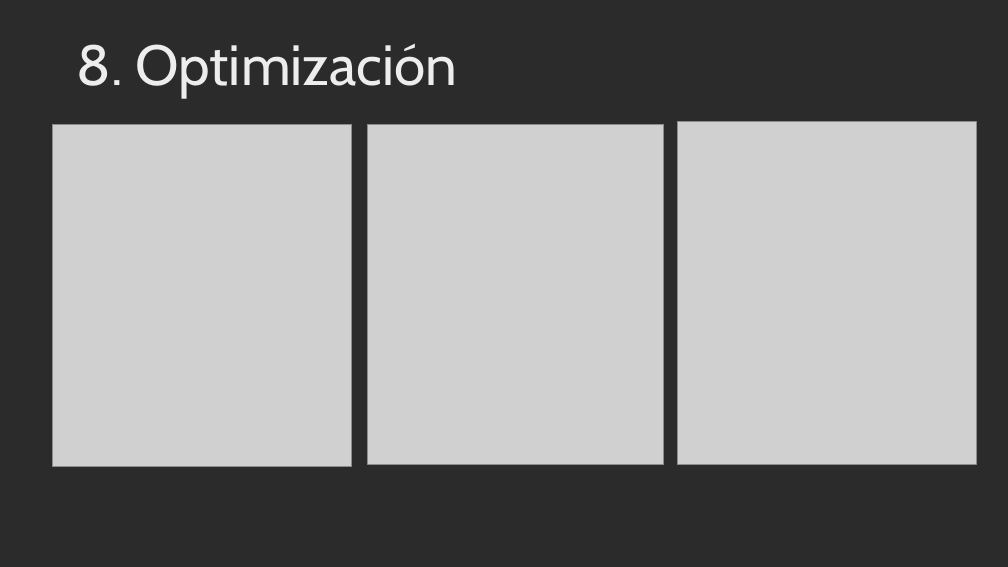
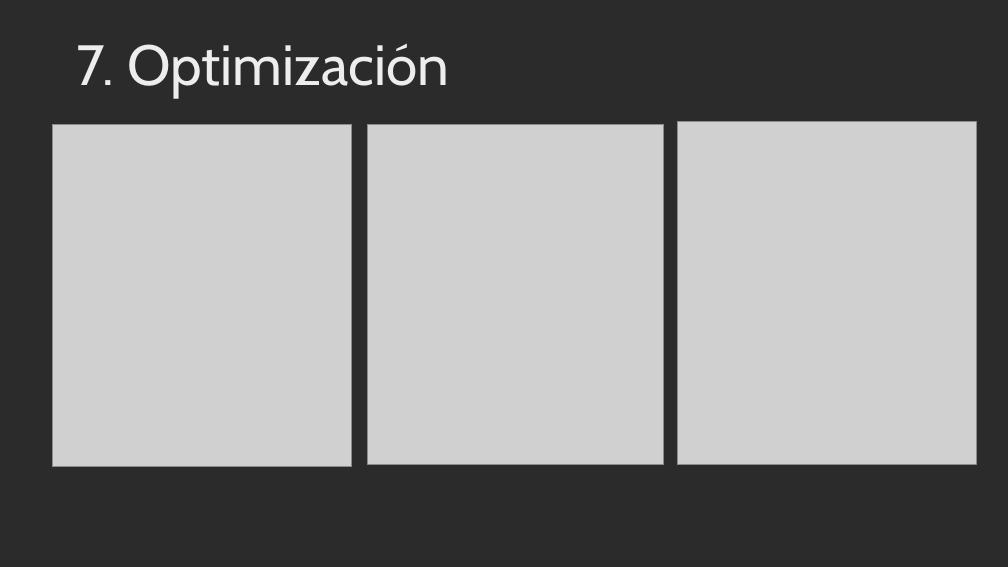
Before and after one commit to clarasdfgh/ALG, a slide deck: slide 15 of P1/PresentacionPractica1Alg.odp. Drawn at 1008x567 pixels with LibreOffice and Linux fonts; fonts in the diff are those of the drawing; grey boxes stand for pictures; background and template pictures are left out; a plain dark background stands for a picture behind light text. Boxes give left, top, right and bottom in pixels: in the first picture for what was removed or moved away, otherwise in the second. Text is boxed around its words. In the diff, an @@ line names an element or a change of style, - is before the commit and + after.

```diff
--- a/P1/PresentacionPractica1Alg.odp
+++ b/P1/PresentacionPractica1Alg.odp
@@ text at (77, 43, 449, 97): text changed @@
-8. Optimización
+7. Optimización
```
Also in this commit, not shown: 2 other slides changed, 1 other file.
